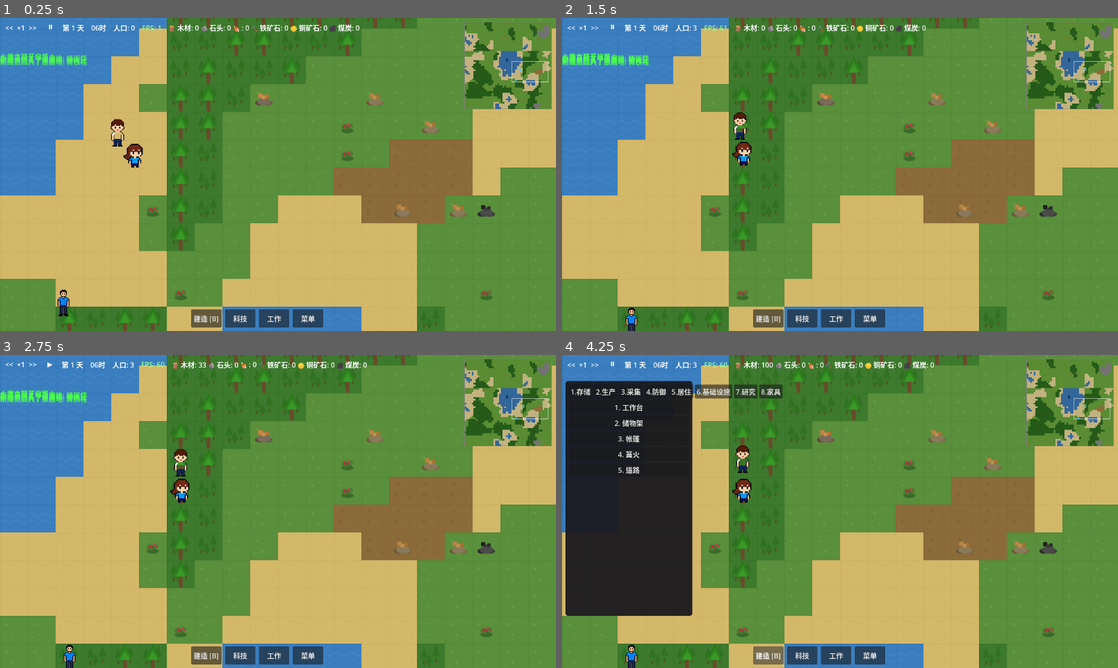
Above: before the commit, frames 1-4 (two rows, left to right).
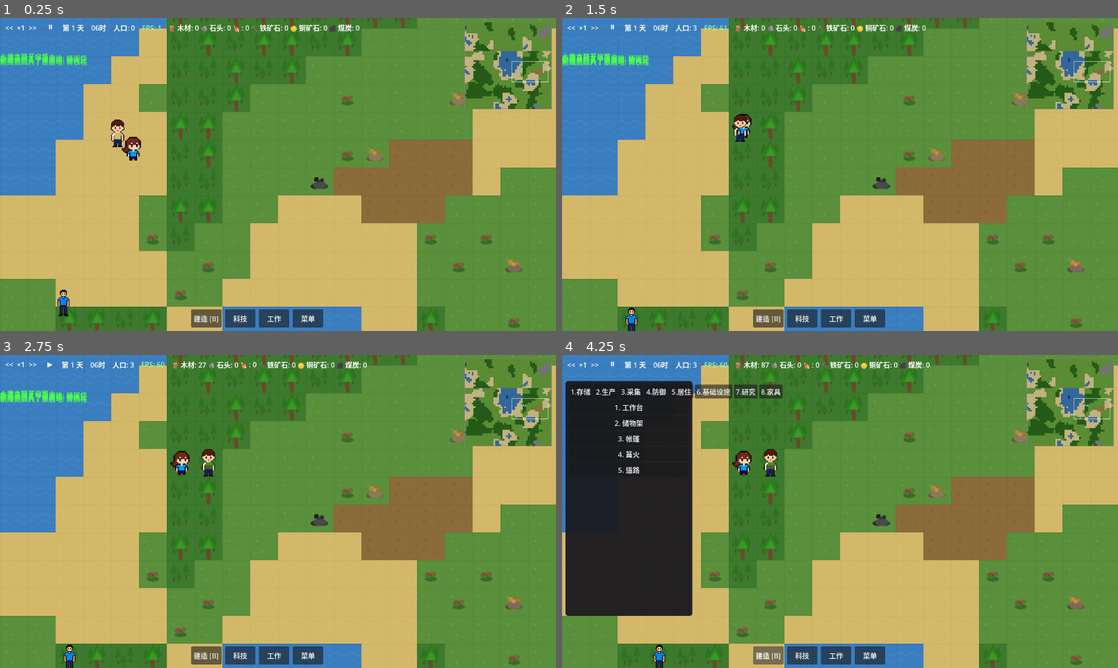
Above: after the commit, the same moments.

Repository: ZhanXuzhao/the-path-of-humanity
Game: Godot game, scene res://scenes/game.tscn
Two runs of this game, one before a commit and one after it. Both use one fixed random seed, a clock stepped at 60 frames per second and the inputs below.
Inputs:
- Up to frame 1 (0.25 s): no input
- Up to frame 2 (1.5 s): click "<<" at 0.5 s; click ">>" at 1.25 s
- Up to frame 3 (2.75 s): click "⏸" at 2 s
- Up to frame 4 (4.25 s): click "▶" at 2.75 s; click "建造 [B]" at 3.5 s

The runs differ from the first frame. In frame 1, 2.4% of the frame differs, in the area x 16-99%, y 0-100%; in frame 2, 2.4%; in frame 3, 2.6%; in frame 4, 3.2%, in the area x 11-99%, y 0-100%.

Commit message:
优化区块间资源分布连续性：改用世界坐标哈希替代顺序RNG
- 移除 per-chunk 的 RandomNumberGenerator，改用基于世界坐标的哈希函数
- 将两个资源生成循环合并为一个，矿石资源在同一循环内判定
- 新增 _world_rand / _world_rand_range 辅助函数
- 资源分布不再依赖区块内 RNG 调用顺序，跨区块边界自然连续

Diff:
--- a/scripts/core/world.gd
+++ b/scripts/core/world.gd
@@ -178,15 +178,13 @@
 	detail_noise.fractal_type = FastNoiseLite.FRACTAL_FBM
 	detail_noise.fractal_octaves = 2
 
-	var local_rng = RandomNumberGenerator.new()
-	local_rng.seed = seed_base
-
 	for x in CHUNK_SIZE:
 		for y in CHUNK_SIZE:
 			var tile_pos := Vector2i(x, y)
 			# 世界坐标（用于噪声采样，保证跨区块连续）
 			var wx = chunk.pos.x * CHUNK_SIZE + x
 			var wy = chunk.pos.y * CHUNK_SIZE + y
+			var world_pos = Vector2i(wx, wy)
 
 			# 采样地势 [-1, 1] + 微扰动
 			var elevation = elevation_noise.get_noise_2d(wx, wy)
@@ -218,12 +216,14 @@
 
 			chunk.tiles[tile_pos] = tile
 
-			# 生成自然资源（初始点数 × resource_multiplier）
-			var res_rand = local_rng.randf()
+			# 使用世界坐标哈希替代顺序RNG，保证跨区块边界的资源分布连续性
+			var res_rand = _world_rand(world_pos, seed_base, 0)
+
+			# 根据地形概率生成自然资源
 			if tile == TileType.FOREST and res_rand < 0.6:
 				var dep = ResourceDeposit.new(
 					ResourceNodeType.TREE,
-					local_rng.randf_range(5.0, 15.0) * resource_multiplier,
+					_world_rand_range(world_pos, seed_base, 1, 5.0, 15.0) * resource_multiplier,
 					2.0
 				)
 				dep.set_harvest_amount(default_harvest_amount)
@@ -231,7 +231,7 @@
 			elif tile == TileType.STONE and res_rand < 0.5:
 				var dep = ResourceDeposit.new(
 					ResourceNodeType.STONE_DEPOSIT,
-					local_rng.randf_range(10.0, 30.0) * resource_multiplier,
+					_world_rand_range(world_pos, seed_base, 1, 10.0, 30.0) * resource_multiplier,
 					3.0
 				)
 				dep.set_harvest_amount(default_harvest_amount)
@@ -239,45 +239,50 @@
 			elif tile == TileType.GRASS and res_rand < 0.08:
 				var dep = ResourceDeposit.new(
 					ResourceNodeType.BERRY_BUSH,
-					local_rng.randf_range(3.0, 8.0) * resource_multiplier,
+					_world_rand_range(world_pos, seed_base, 1, 3.0, 8.0) * resource_multiplier,
 					1.5
 				)
 				dep.set_harvest_amount(default_harvest_amount)
 				chunk.resources[tile_pos] = dep
-
-	# 在草地和泥土上生成一些额外资源
-	for x in CHUNK_SIZE:
-		for y in CHUNK_SIZE:
-			var tile_pos := Vector2i(x, y)
-			var tile = chunk.tiles.get(tile_pos, TileType.GRASS)
-			if tile in [TileType.GRASS, TileType.DIRT] and not chunk.resources.has(tile_pos):
-				var res_rand = local_rng.randf()
-				if res_rand < 0.02:  # 铁矿石
+			# 矿石资源 - 与自然资源合并到同一循环，使用独立哈希通道保证跨区块连续性
+			elif tile in [TileType.GRASS, TileType.DIRT] and not chunk.resources.has(tile_pos):
+				var ore_rand = _world_rand(world_pos, seed_base, 2)
+				if ore_rand < 0.02:  # 铁矿石
 					var dep = ResourceDeposit.new(
 						ResourceNodeType.IRON_DEPOSIT,
-						local_rng.randf_range(8.0, 25.0) * resource_multiplier,
+						_world_rand_range(world_pos, seed_base, 3, 8.0, 25.0) * resource_multiplier,
 						4.0
 					)
 					dep.set_harvest_amount(default_harvest_amount)
 					chunk.resources[tile_pos] = dep
-				elif res_rand < 0.035:  # 铜矿石
+				elif ore_rand < 0.035:  # 铜矿石
 					var dep = ResourceDeposit.new(
 						ResourceNodeType.COPPER_DEPOSIT,
-						local_rng.randf_range(8.0, 25.0) * resource_multiplier,
+						_world_rand_range(world_pos, seed_base, 3, 8.0, 25.0) * resource_multiplier,
 						4.0
 					)
 					dep.set_harvest_amount(default_harvest_amount)
 					chunk.resources[tile_pos] = dep
-				elif res_rand < 0.045:  # 煤矿
+				elif ore_rand < 0.045:  # 煤矿
 					var dep = ResourceDeposit.new(
 						ResourceNodeType.COAL_DEPOSIT,
-						local_rng.randf_range(5.0, 20.0) * resource_multiplier,
+						_world_rand_range(world_pos, seed_base, 3, 5.0, 20.0) * resource_multiplier,
 						3.0
 					)
 					dep.set_harvest_amount(default_harvest_amount)
 					chunk.resources[tile_pos] = dep
 
 	chunk.is_generated = true
+
+# -------- 确定性随机数辅助函数（基于世界坐标，保证跨区块边界连续）--------
+func _world_rand(pos: Vector2i, base_seed: int, channel: int) -> float:
+	"""基于世界坐标的确定性伪随机数 [0, 1)"""
+	var h = hash(pos) ^ hash(base_seed + channel)
+	return (h % 1000000) / 1000000.0
+
+func _world_rand_range(pos: Vector2i, base_seed: int, channel: int, from: float, to: float) -> float:
+	"""基于世界坐标的确定性范围内随机值"""
+	return lerpf(from, to, _world_rand(pos, base_seed, channel))
 
 # -------- 世界坐标操作 --------
 func global_to_chunk(global_pos: Vector2i) -> Vector2i:
